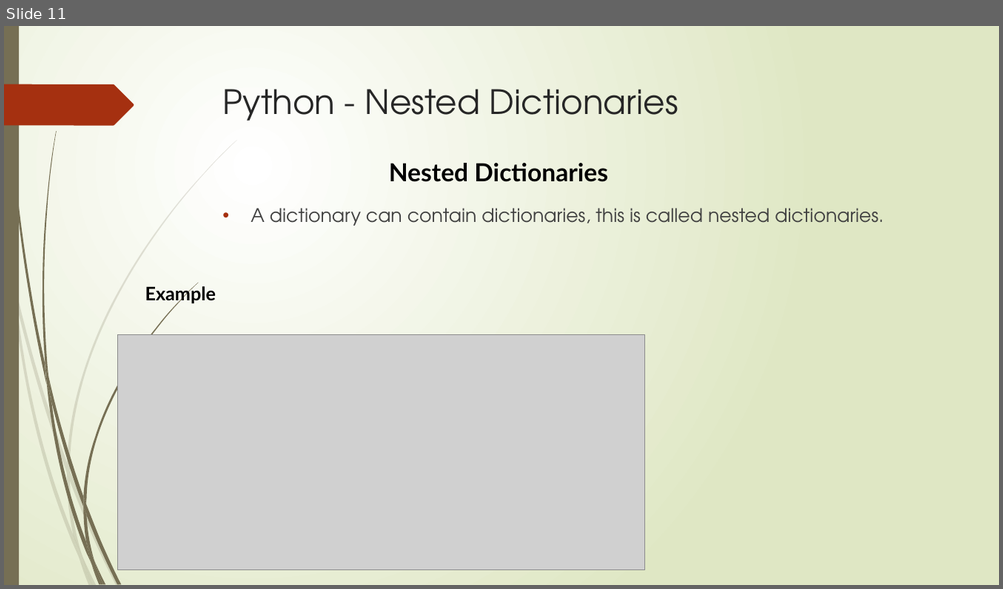
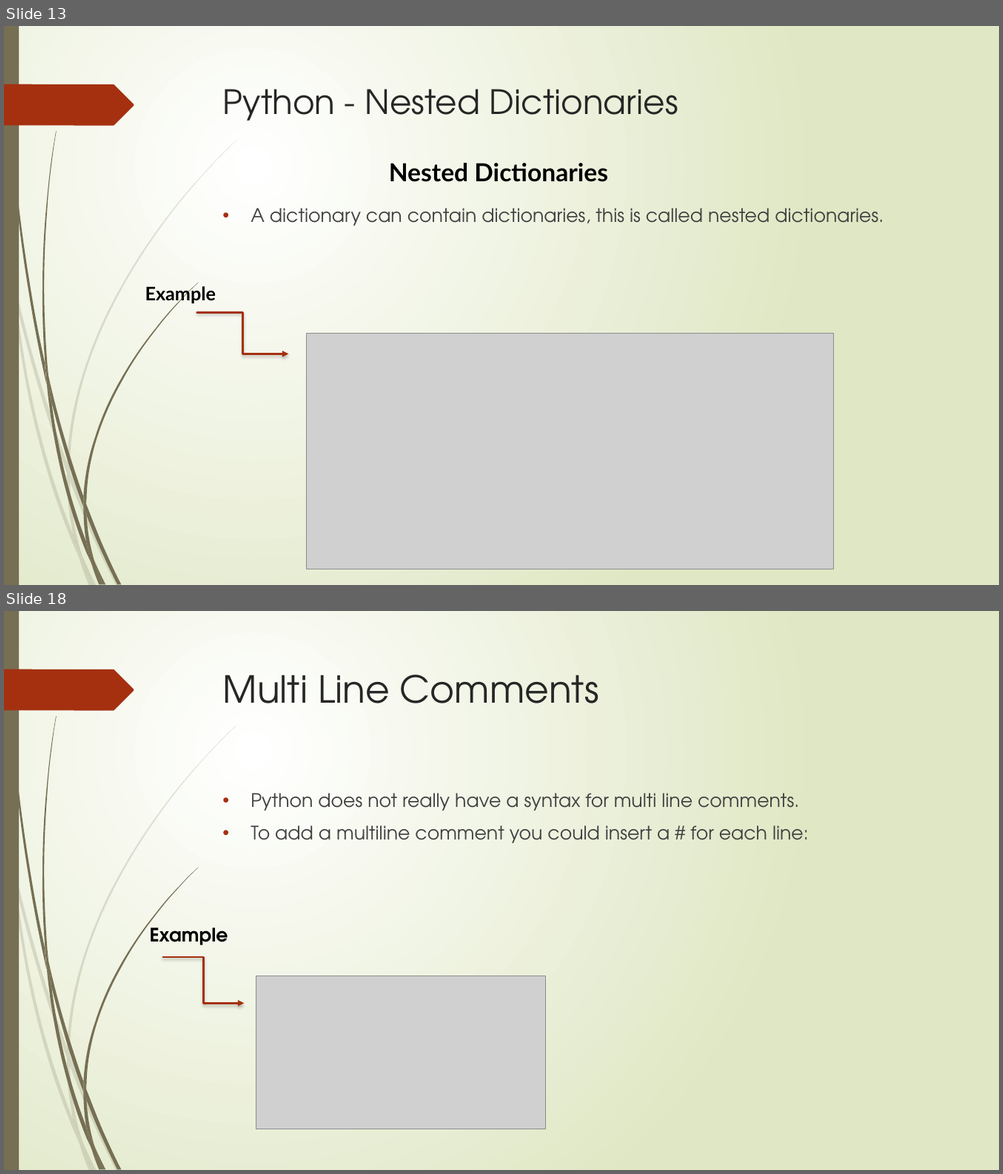
Before and after one commit to reesenacario/cs2022, a slide deck: 4110E240MyjournalinPython.pptx. Shown one above the other, each under a label of ours: slide 11 before the commit, slides 13 and 18 after it; the slides between them are not shown. The pictures are 1003x589 and 1003x1174 pixels, drawn with LibreOffice and Linux fonts; fonts in the diff are those of the drawing; grey boxes stand for pictures. Boxes give left, top, right and bottom in pixels: in the first picture for what was removed or moved away, otherwise in the second. Text is boxed around its words. In the diff, an @@ line names an element or a change of style, - is before the commit and + after.

```diff
--- a/4110E240MyjournalinPython.pptx
+++ b/4110E240MyjournalinPython.pptx
@@ slide 18 added at [4, 611, 999, 1170], background gradient #FFFFFF to #DFE8C4; not listed: 24 template elements that a slide beside it also shows @@
@@ title added at [223, 675, 599, 703], 36 pt, text #262626 @@
+Multi Line Comments
@@ text added at [250, 793, 808, 843], 18 pt, text #404040 @@
+• Python does not really have a syntax for multi line comments.
+• To add a multiline comment you could insert a # for each line:
@@ text added at [150, 921, 228, 945], 18 pt, text #000000, bold @@
+Example
@@ elbow arrow added from (163, 957) to (244, 1003), #A53010 1.75 pt @@
@@ picture added at [256, 976, 546, 1130] @@
@@ what was slide 11 is now slide 13 @@
@@ slide 13 changed as well @@
@@ elbow arrow added from (196, 312) to (288, 355), #A53010 1.75 pt @@
@@ picture: place and size @@
-picture at [117, 335, 645, 571]
+picture at [306, 334, 834, 570]
```
Also in this commit, not shown: 7 other slides changed, 88 other slides added, 1 slide removed.
